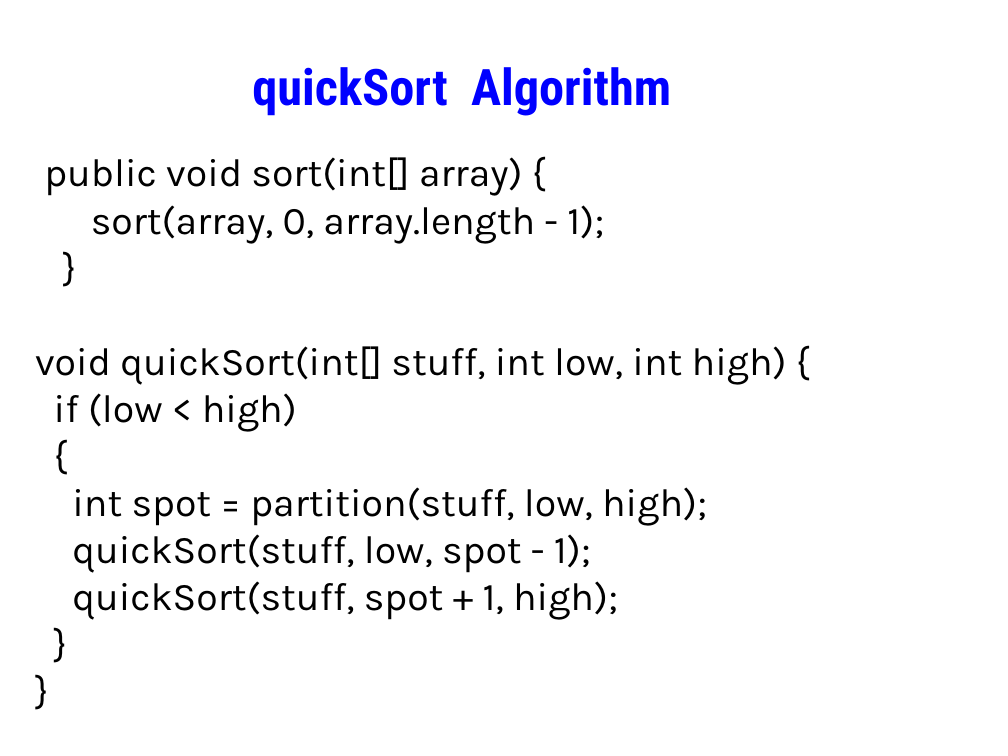
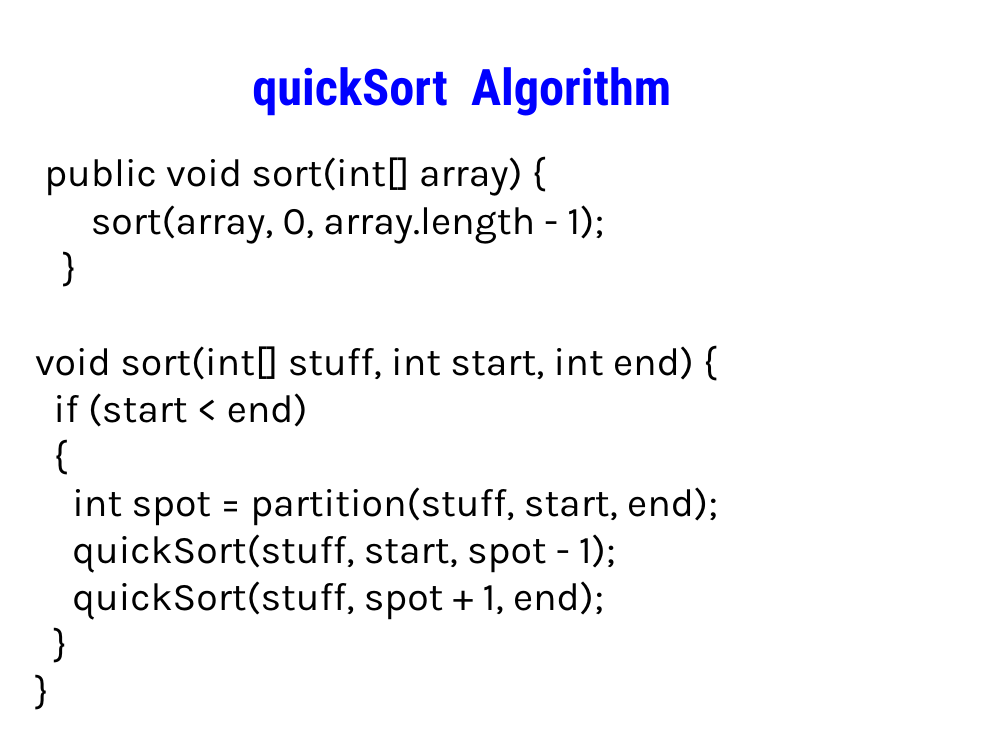
Before and after one commit to Cy-FairCS/cs3, a slide deck: slide 9 of u10b_sorts/notes/nlogn_quickSort/nlogn_quickSort.pptx. Drawn at 1008x756 pixels with LibreOffice and Linux fonts; fonts in the diff are those of the drawing. Boxes give left, top, right and bottom in pixels: in the first picture for what was removed or moved away, otherwise in the second. Text is boxed around its words. In the diff, an @@ line names an element or a change of style, - is before the commit and + after.

```diff
--- a/u10b_sorts/notes/nlogn_quickSort/nlogn_quickSort.pptx
+++ b/u10b_sorts/notes/nlogn_quickSort/nlogn_quickSort.pptx
@@ text at (x1=35, y1=346, x2=694, y2=427): text changed @@
-void quickSort(int[] stuff, int low, int high) {
-if (low < high)
+void sort(int[] stuff, int start, int end) {
+if (start < end)
@@ text at (x1=72, y1=487, x2=718, y2=620): text changed @@
-int spot = partition(stuff, low, high);
-quickSort(stuff, low, spot - 1);
-quickSort(stuff, spot + 1, high);
+int spot = partition(stuff, start, end);
+quickSort(stuff, start, spot - 1);
+quickSort(stuff, spot + 1, end);
```
Also in this commit, not shown: 3 other slides changed, 27 other files.
